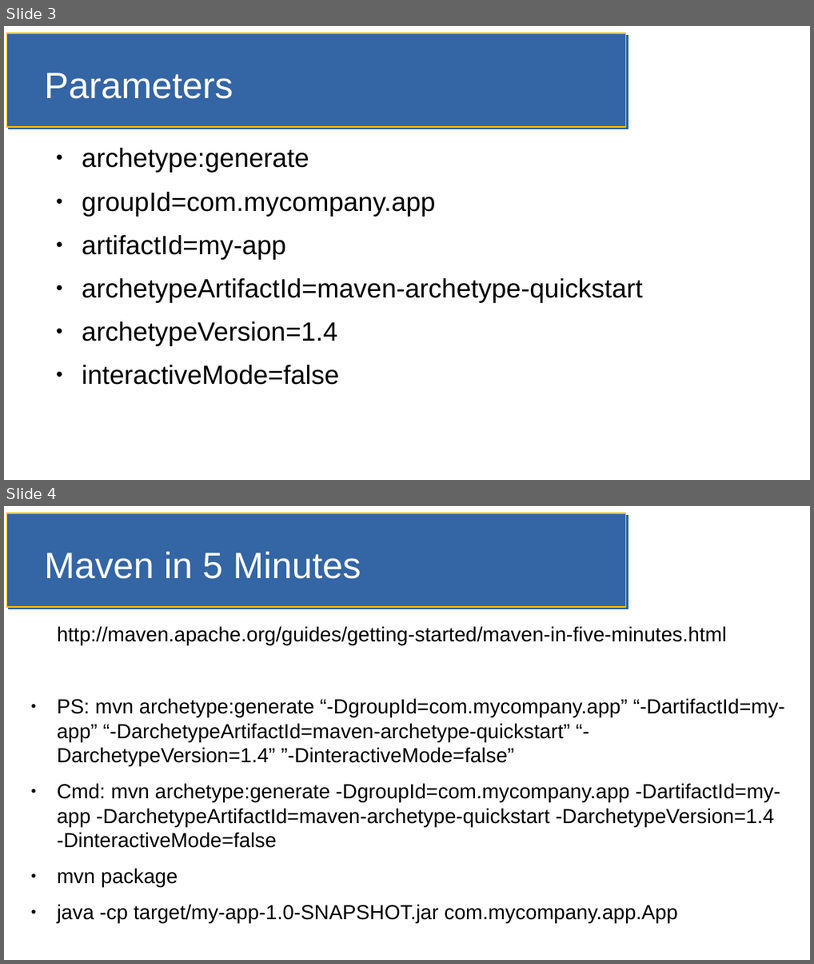
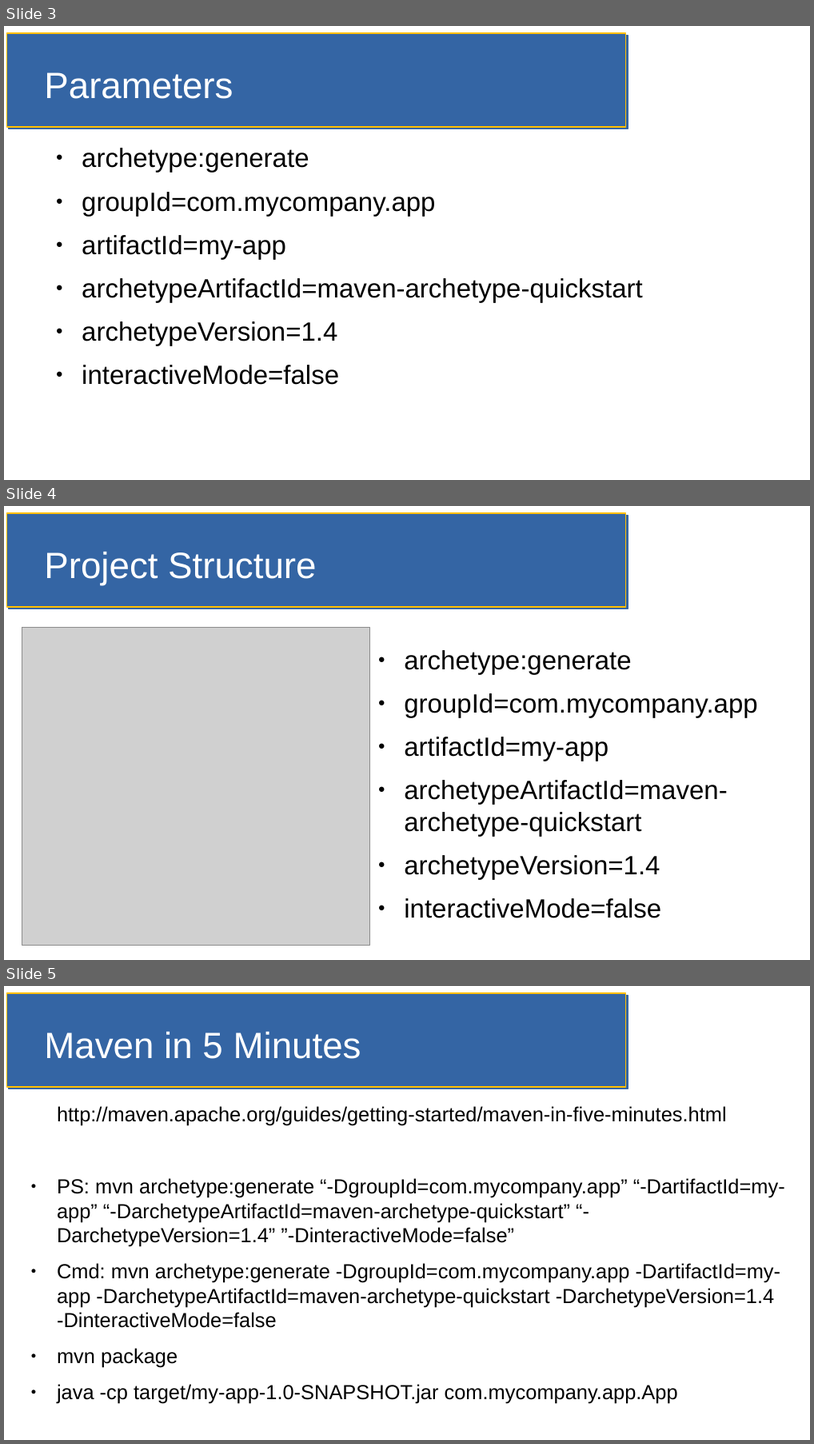
Before and after one commit to jfdoyle3/maven_class, a slide deck: slides/maven.odp. Shown one above the other, each under a label of ours: slides 3 and 4 before the commit, slides 3, 4 and 5 after it. The pictures are 814x964 and 814x1444 pixels, drawn with LibreOffice and Linux fonts; fonts in the diff are those of the drawing; grey boxes stand for pictures. Boxes give left, top, right and bottom in pixels: in the first picture for what was removed or moved away, otherwise in the second. Text is boxed around its words. In the diff, an @@ line names an element or a change of style, - is before the commit and + after.

Commit message:
Added a non active maven slide

```diff
--- a/slides/maven.odp
+++ b/slides/maven.odp
@@ slide 4 added at [4, 506, 810, 960], background #FFFFFF; not listed: 1 template element that a slide beside it also shows @@
@@ title added at [44, 552, 316, 585], 36 pt, text #FFFFFF @@
+Project Structure
@@ picture added at [22, 628, 370, 945] @@
@@ text added at [404, 650, 758, 918], 26 pt, text #000000 @@
+● archetype:generate
+● groupId=com.mycompany.app
+● artifactId=my-app
+● archetypeArtifactId=maven-archetype-quickstart
+● archetypeVersion=1.4
+● interactiveMode=false
@@ what was slide 4 is now slide 5 @@
```
Also in this commit, not shown: 3 slides changed, 1 other slide added, 1 slide removed, 1 other file.
